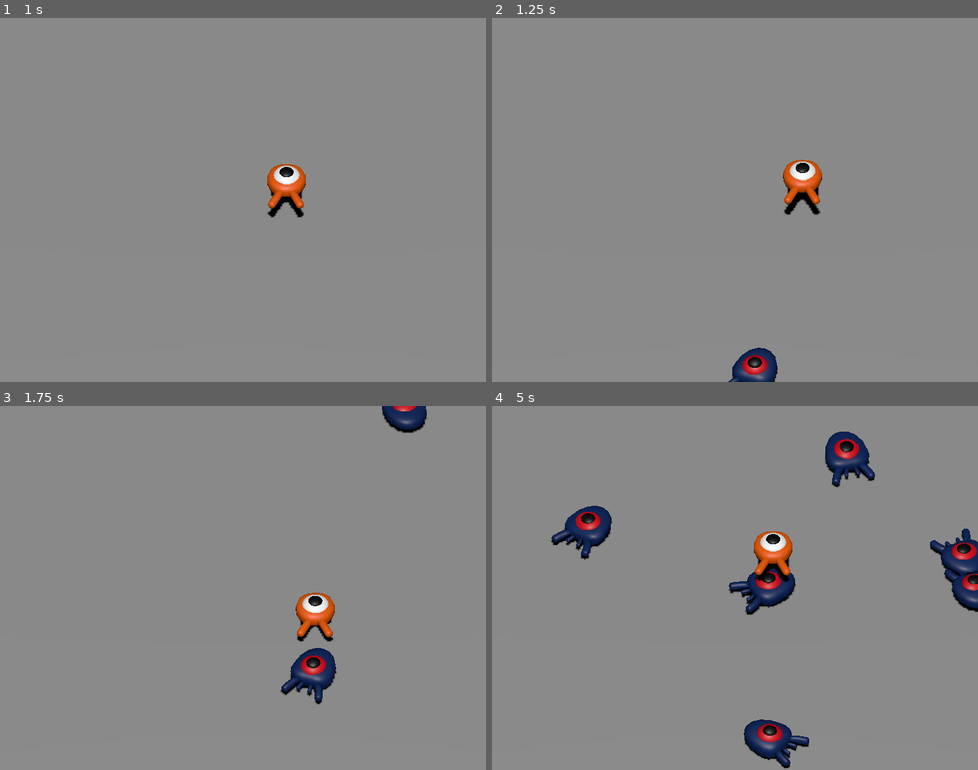
Above: before the commit, frames 1-4 (two rows, left to right).
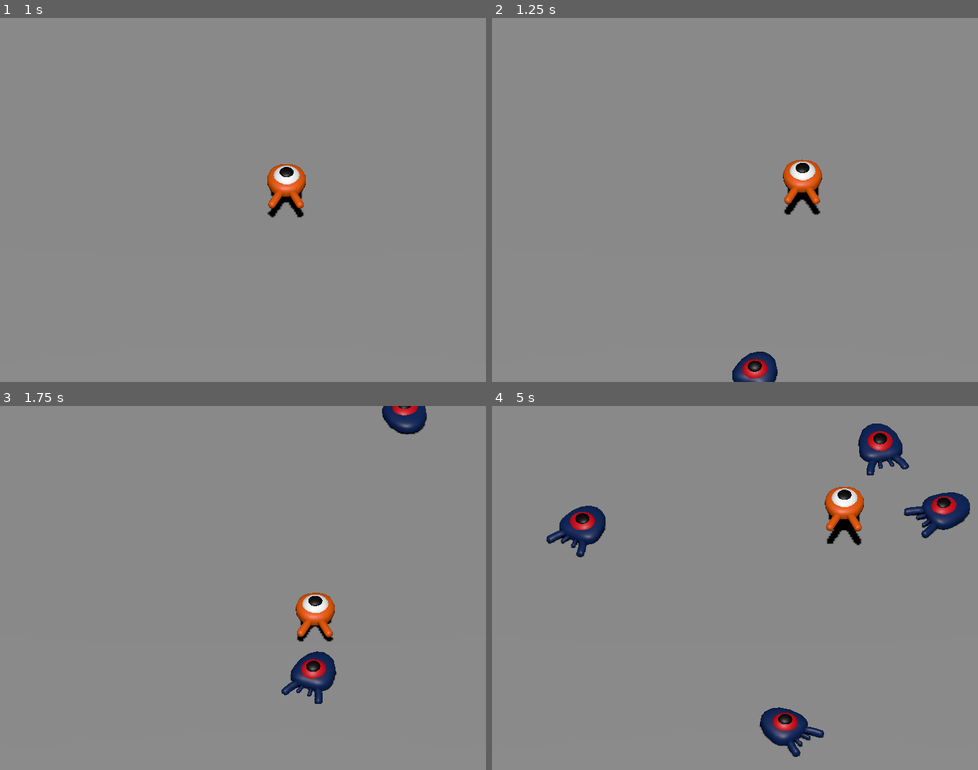
Above: after the commit, the same moments.

Repository: nhne/godot-sample
Game: Godot game, scene res://main.tscn
The game is run twice, just before and just after one commit, with the same random seed, the same clock (stepped at 60 frames per second) and the same inputs. The project has no main scene, so this scene is started directly.
Inputs:
- Up to frame 1 (1 s): tap Enter at 0.5 s; hold D (move_right) from 0.53 s (still down); tap Space (jump) at 0.77 s
- Up to frame 2 (1.25 s): keep holding D (move_right)
- Up to frame 3 (1.75 s): release D (move_right) at 1.28 s; hold S (move_back) from 1.28 s (still down); tap Space (jump) at 1.52 s
- Up to frame 4 (5 s): release S (move_back) at 2.03 s; hold D (move_right) 2.03-2.78 s; hold W (move_forward) 2.78-3.53 s; tap Space (jump) at 3.02, 3.77, 4.52 s; hold A (move_left) from 3.53 s (still down)

Frame 1 is identical in both runs. In frame 2, 0.4% of the frame differs, in the area x 48-59%, y 90-100%; in frame 3, 0.9%; in frame 4, 9.1%, in the area x 11-100%, y 4-100%.

Commit message:
Set collision layer and mask for scenes

Diff:
--- a/main.tscn
+++ b/main.tscn
@@ -29,6 +29,8 @@
 
 [node name="Ground" type="StaticBody3D" parent="."]
 transform = Transform3D(1, 0, 0, 0, 1, 0, 0, 0, 1, 0, -1, 0)
+collision_layer = 4
+collision_mask = 0
 
 [node name="CollisionShape3D" type="CollisionShape3D" parent="Ground"]
 shape = SubResource("BoxShape3D_ivfid")
--- a/mob.tscn
+++ b/mob.tscn
@@ -6,7 +6,9 @@
 [sub_resource type="BoxShape3D" id="BoxShape3D_0yv0m"]
 size = Vector3(1.7712, 1, 2.25308)
 
-[node name="Mob" type="CharacterBody3D"]
+[node name="Mob" type="CharacterBody3D" groups=["mob"]]
+collision_layer = 2
+collision_mask = 0
 script = ExtResource("1_nk64c")
 
 [node name="Pivot" type="Node3D" parent="."]
--- a/player.tscn
+++ b/player.tscn
@@ -7,6 +7,7 @@
 radius = 0.794082
 
 [node name="Player" type="CharacterBody3D"]
+collision_mask = 6
 script = ExtResource("1_ohagq")
 
 [node name="Pivot" type="Node3D" parent="."]
--- a/project.godot
+++ b/project.godot
@@ -51,6 +51,12 @@
 ]
 }
 
+[layer_names]
+
+3d_physics/layer_1="player"
+3d_physics/layer_2="enemies"
+3d_physics/layer_3="world"
+
 [rendering]
 
 quality/driver/driver_name="GLES2"
